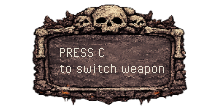
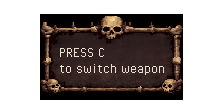
Layer changes from the first 220 × 107 image to the second:
removed layer "Calque copié #3" over [32, 4, 188, 106]
painted on "Calque copié #1" over [40, 14, 183, 100]
